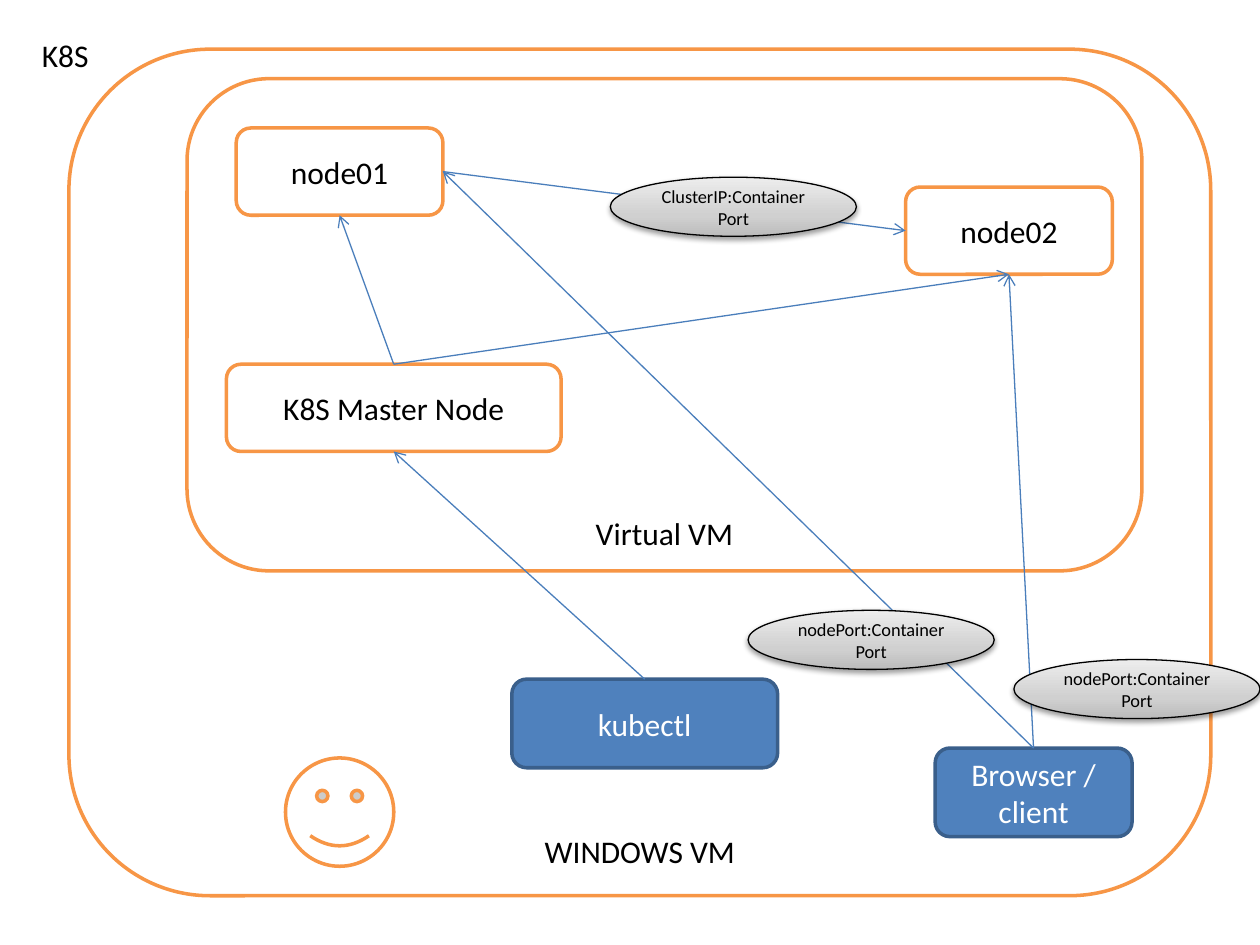
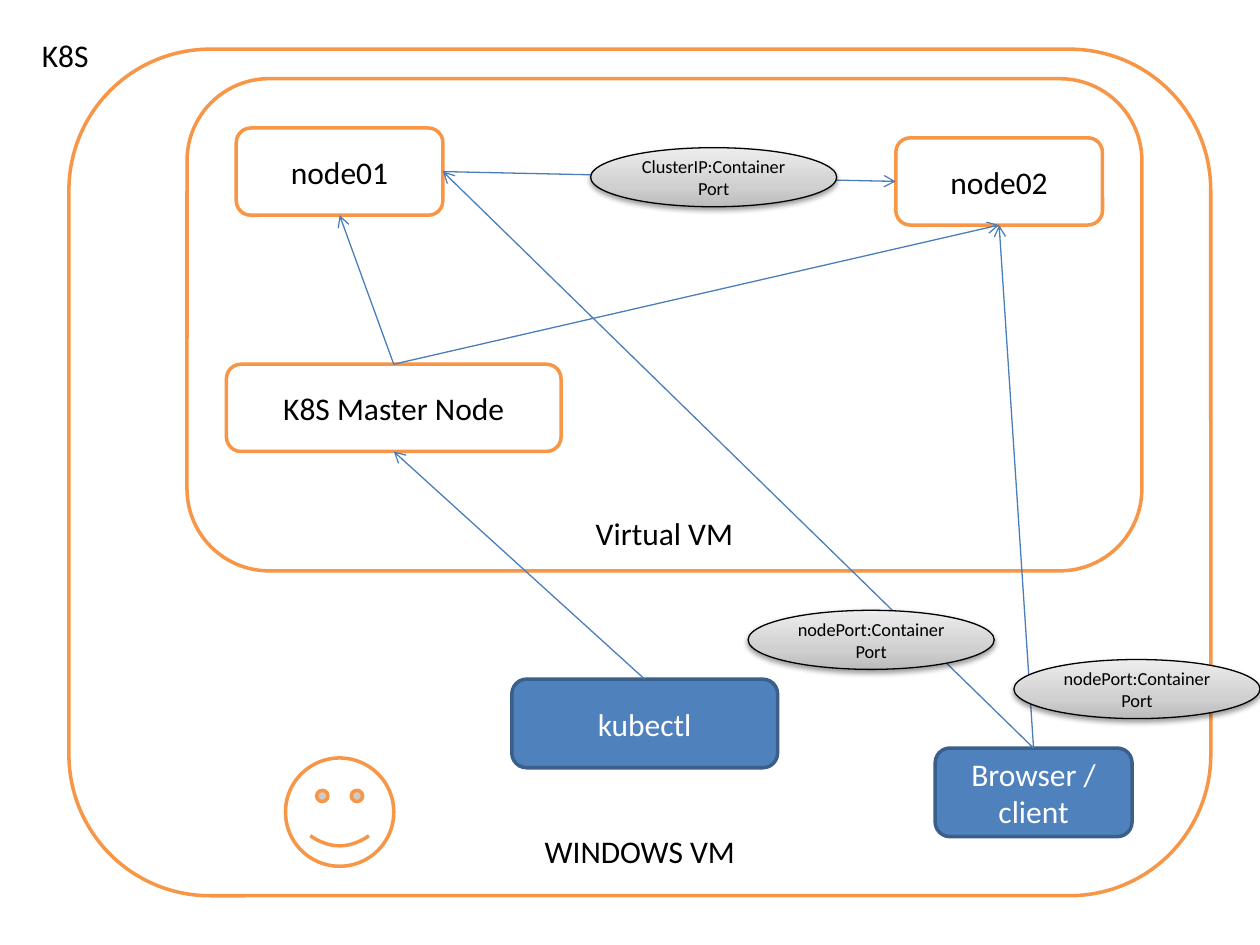
Before and after one commit to kapilraina/kolkata2020labs, a slide deck: slide 8 of Lab-Designs.pptx. Drawn at 1260x945 pixels with LibreOffice and Linux fonts; fonts in the diff are those of the drawing. Boxes give left, top, right and bottom in pixels: in the first picture for what was removed or moved away, otherwise in the second. Text is boxed around its words. In the diff, an @@ line names an element or a change of style, - is before the commit and + after.

```diff
--- a/Lab-Designs.pptx
+++ b/Lab-Designs.pptx
@@ ellipse "ClusterIP:ContainerPort": place and size @@
-ellipse "ClusterIP:ContainerPort" at [610, 178, 856, 237]
+ellipse "ClusterIP:ContainerPort" at [591, 147, 837, 207]
@@ rounded rectangle "node02": place and size @@
-rounded rectangle "node02" at [906, 186, 1113, 273]
+rounded rectangle "node02" at [896, 137, 1102, 224]
@@ arrow moved from (444, 171) - (906, 231) to (444, 171) - (896, 181) @@
@@ arrow moved from (393, 364) - (1009, 275) to (393, 364) - (999, 226) @@
@@ arrow moved from (1033, 748) - (1009, 275) to (1033, 748) - (999, 226) @@
```
Also in this commit, not shown: 1 other slide changed, 1 other file.
